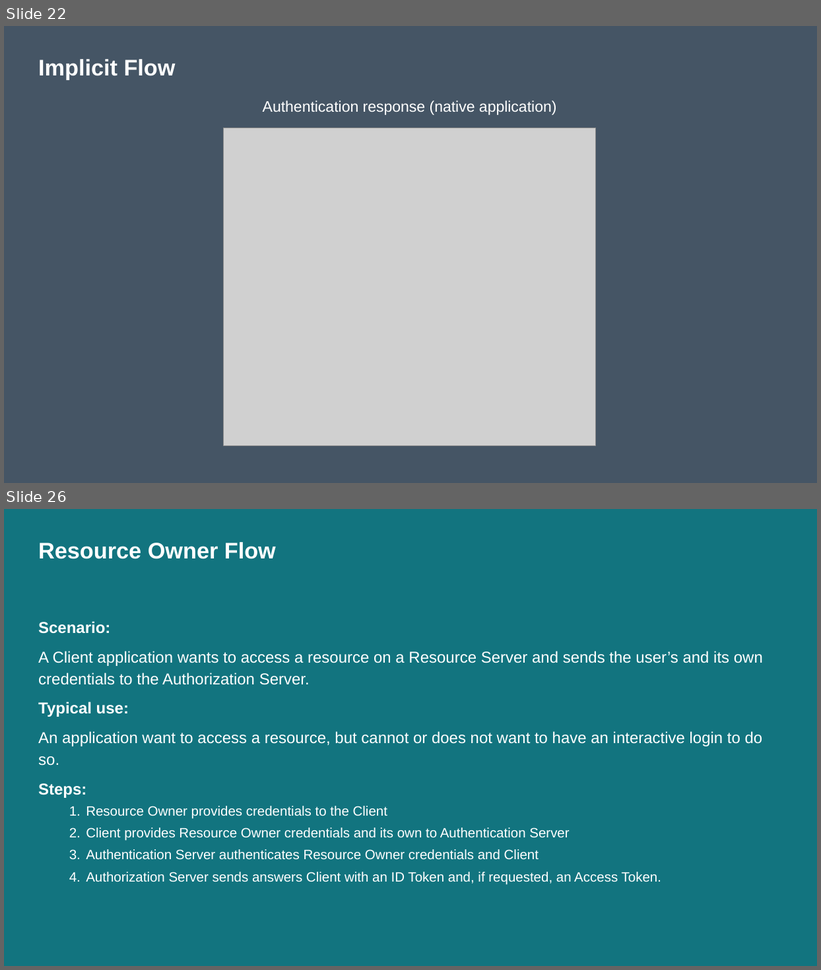
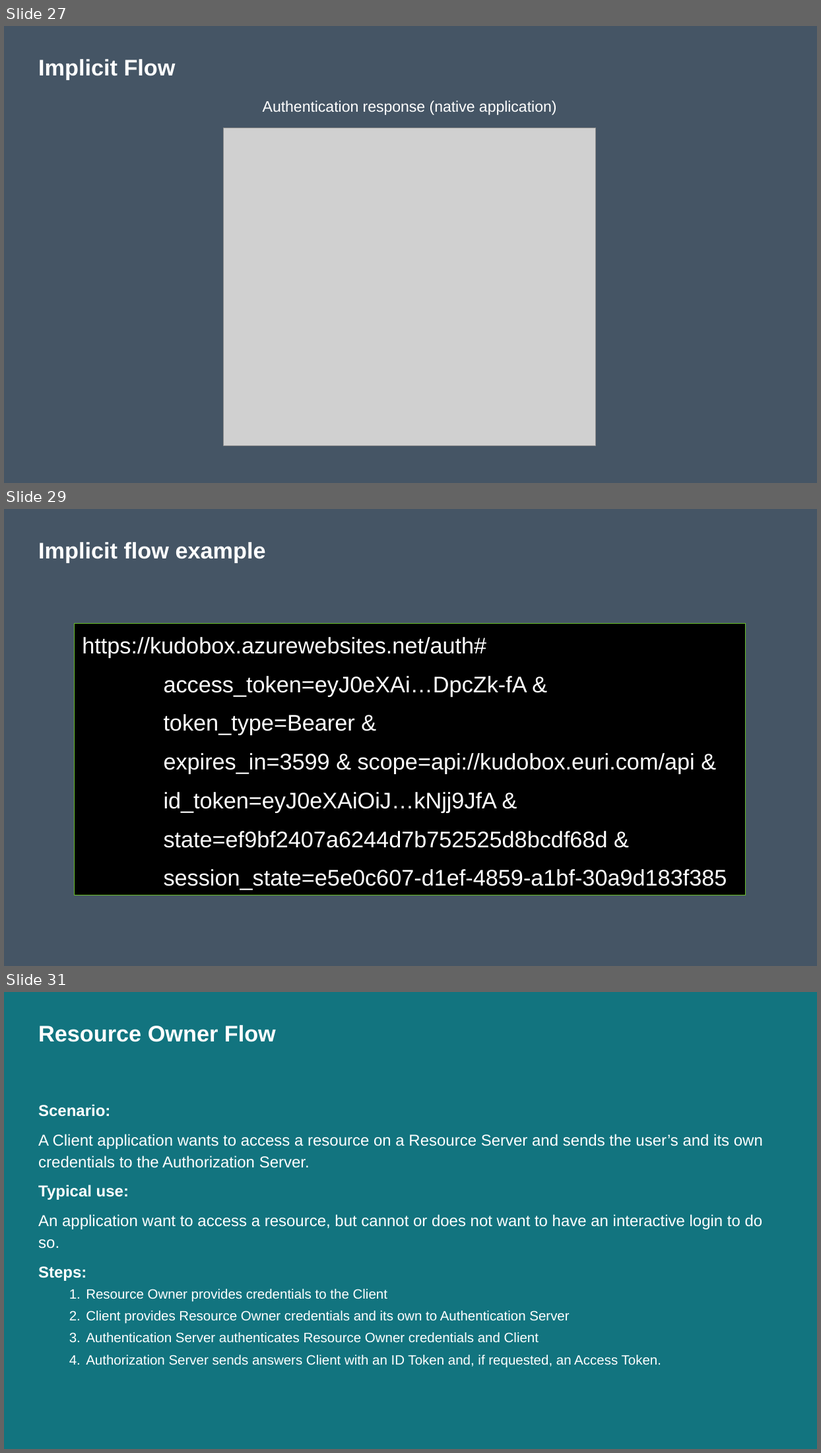
Before and after one commit to nickverschueren/devcruise-2019, a slide deck: Slides/OAuthAndOpenIdConnect.pptx. Shown one above the other, each under a label of ours: slides 22 and 26 before the commit, slides 27, 29 and 31 after it; the slides between them are not shown. The pictures are 821x970 and 821x1453 pixels, drawn with LibreOffice and Linux fonts; fonts in the diff are those of the drawing; grey boxes stand for pictures. Boxes give left, top, right and bottom in pixels: in the first picture for what was removed or moved away, otherwise in the second. Text is boxed around its words. In the diff, an @@ line names an element or a change of style, - is before the commit and + after.

```diff
--- a/Slides/OAuthAndOpenIdConnect.pptx
+++ b/Slides/OAuthAndOpenIdConnect.pptx
@@ slide 29 added at [4, 509, 817, 966], background #455565 @@
@@ title added at [38, 542, 266, 562], 20 pt, text #FFFFFF, bold @@
+Implicit flow example
@@ text added at [74, 624, 746, 896], fill #000000, outline #69BE28 0.75 pt, 20 pt, text #FFFFFF @@
+https://kudobox.azurewebsites.net/auth#
+access_token=eyJ0eXAi…DpcZk-fA &
+token_type=Bearer &
+expires_in=3599 & scope=api://kudobox.euri.com/api &
+id_token=eyJ0eXAiOiJ…kNjj9JfA &
+state=ef9bf2407a6244d7b752525d8bcdf68d &
+session_state=e5e0c607-d1ef-4859-a1bf-30a9d183f385
@@ what was slide 22 is now slide 27 @@
@@ what was slide 26 is now slide 31 @@
```
Also in this commit, not shown: 10 slides changed, 11 other slides added, 1 other file.
